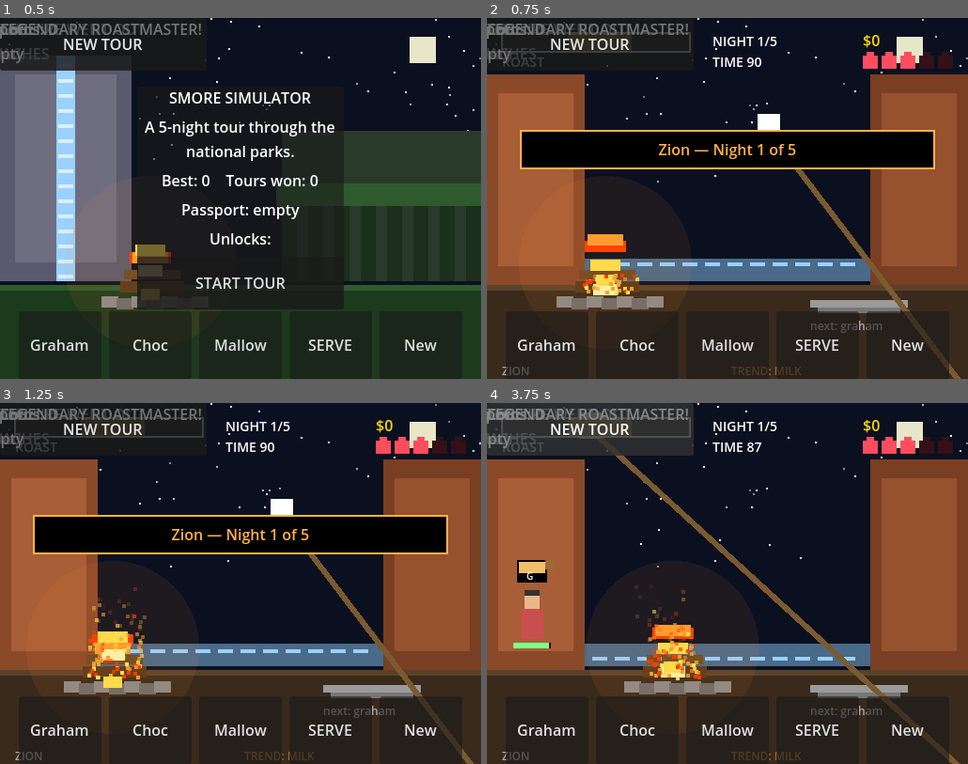
Above: before the commit, frames 1-4 (two rows, left to right).
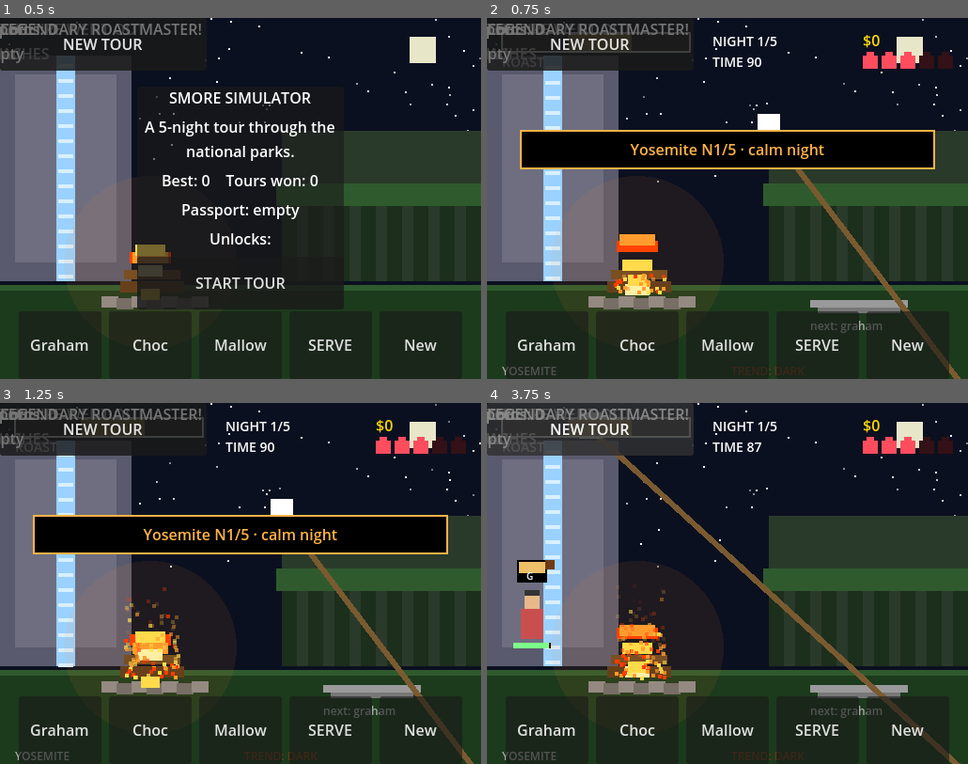
Above: after the commit, the same moments.

Repository: sen2008/smore-simulator
Game: Godot game, scene res://scenes/main.tscn
Same seed, same stepped clock (60 frames per second), same inputs: the game is played once before the commit and once after it.
Inputs:
- Up to frame 1 (0.5 s): no input
- Up to frame 2 (0.75 s): click "START TOUR" at 0.5 s
- Up to frame 3 (1.25 s): no input
- Up to frame 4 (3.75 s): click "NEW TOUR" at 1.25 s; click "NEW TOUR" at 2 s; click "NEW TOUR" at 2.75 s; click "NEW TOUR" at 3.5 s

Frame 1 is identical in both runs. In frame 2, 42% of the frame differs, in the area x 0-100%, y 10-100%; in frame 3, 42%; in frame 4, 47%.
Error in both runs: Invalid access to property or key 'pressed' on a base object of type 'null instance'. (res://scripts/main.gd:75)

Commit message:
Godot: sync 7 parks, vistas, and mechanics
PARKS/PARK_TIPS in tuning.gd; yosemite-night-1, zion gusts, arches heat,
sequoia damp, bryce swings ported to game_state.gd; 4 new vistas + wolf pack
in main.gd. Joshua darkening and howl audio noted as TODOs.

Diff:
--- a/godot/scripts/game_state.gd
+++ b/godot/scripts/game_state.gd
@@ -41,6 +41,7 @@
 		"park_pool": [], "park": "", "time_left": 0.0, "campers": [],
 		"spawn_t": 0.0, "served_this_night": 0, "rain_t": 8.0, "raining": false,
 		"wind_t": 0.0, "flare_cd": 9.0, "flare_warn": 0.0, "flare": 0.0, "zone": "",
+		"gust_cd": 9.0, "gust_warn": 0.0, "gust": 0.0,
 		"streak": 0, "event": {}, "critic": false, "ev_rain": false,
 		"ev_spawn": 1.0, "ev_pat": 1.0, "ev_tips": 1.0, "ev_perfect": 1.0,
 		"choc": "milk", "trending": "milk",
@@ -52,7 +53,8 @@
 func _draw_park() -> String:
 	var pool: Array = tour["park_pool"]
 	if pool.is_empty():
-		pool = Tuning.PARKS.keys()
+		# yosemite is the fixed tutorial night; the pool holds the other six
+		pool = Tuning.PARKS.keys().filter(func(p): return p != "yosemite")
 		tour["park_pool"] = pool
 	var i := randi_range(0, pool.size() - 1)
 	var key := String(pool[i])
@@ -62,12 +64,15 @@
 
 # Flare-ups escalate: cozy early, spicy late.
 func flare_interval() -> float:
-	return (9.0 + randf() * 7.0) * (1.0 - 0.07 * (float(tour["night"]) - 1.0))
+	var base := (9.0 + randf() * 7.0) * (1.0 - 0.07 * (float(tour["night"]) - 1.0))
+	if String(Tuning.PARKS[String(tour["park"])]["effect"]) == "heat":
+		base *= 0.7 # arches: flare-ups common
+	return base
 
 
 func start_night() -> void:
 	tour["night"] = int(tour["night"]) + 1
-	tour["park"] = _draw_park()
+	tour["park"] = "yosemite" if int(tour["night"]) == 1 else _draw_park()
 	var mods: Dictionary = tour["mods"]
 	tour["time_left"] = Tuning.NIGHT_LENGTH + float(mods["night"])
 	tour["campers"] = []
@@ -79,6 +84,9 @@
 	tour["flare_warn"] = 0.0
 	tour["flare"] = 0.0
 	tour["zone"] = ""
+	tour["gust_cd"] = 10.0 + randf() * 6.0
+	tour["gust_warn"] = 0.0
+	tour["gust"] = 0.0
 	tour["streak"] = 0
 	tour["critic"] = false
 	tour["ev_rain"] = false
@@ -98,10 +106,11 @@
 	roast_b = 0.0
 	screen = "night"
 	emit_signal("message", String(Tuning.PARKS[String(tour["park"])]["name"])
-		+ " — Night " + str(tour["night"]) + " of " + str(Tuning.NIGHTS))
+		+ " N" + str(tour["night"]) + "/5 · " + String(Tuning.PARK_TIPS[String(tour["park"])]))
 
 
 func end_night() -> void:
+	# TODO: wolf-pack howl when park == "isle" and hearts are full (needs the audio pass)
 	save.stamp_park(String(tour["park"]))
 	if not save.is_unlocked("caramel") and save.passport.size() >= 3:
 		if save.unlock("caramel"):
@@ -244,7 +253,8 @@
 	if cr >= 0.5:
 		crave = String(tour["trending"]) if randf() < 0.55 else String(pool[randi_range(0, pool.size() - 1)])
 	var mods: Dictionary = tour["mods"]
-	var p: float = Tuning.PATIENCE * float(mods["pat"]) * float(tour["ev_pat"])
+	var p: float = Tuning.PATIENCE * float(mods["pat"]) * float(tour["ev_pat"]) \
+		* (1.3 if String(Tuning.PARKS[String(tour["park"])]["effect"]) == "damp" else 1.0) # sequoia
 	var cols: Array = Tuning.CAMPER_COLORS
 	(tour["campers"] as Array).append({
 		"key": key,
@@ -362,7 +372,10 @@
 func fire_x(now_msec: float) -> float:
 	if screen == "night" and not tour.is_empty() \
 			and String(Tuning.PARKS[String(tour["park"])]["effect"]) == "wind":
-		return Tuning.FIRE_X + sin(now_msec / 900.0) * 40.0 * float((tour["mods"] as Dictionary)["resist"])
+		var x := Tuning.FIRE_X + sin(now_msec / 900.0) * 40.0 * float((tour["mods"] as Dictionary)["resist"])
+		if float(tour["gust"]) > 0.0:
+			x += sin(now_msec / 300.0) * 60.0 * float((tour["mods"] as Dictionary)["resist"]) # gust shove
+		return x
 	return Tuning.FIRE_X
 
 
@@ -447,12 +460,35 @@
 			tour["flare_cd"] = flare_interval()
 			emit_signal("message", "The fire is surging...")
 
+	# Zion canyon gusts: telegraphed shove — reposition or wait.
+	if String(Tuning.PARKS[String(tour["park"])]["effect"]) == "wind":
+		if float(tour["gust"]) > 0.0:
+			tour["gust"] = float(tour["gust"]) - dt
+		elif float(tour["gust_warn"]) > 0.0:
+			tour["gust_warn"] = float(tour["gust_warn"]) - dt
+			if float(tour["gust_warn"]) <= 0.0:
+				tour["gust"] = 2.0
+				emit_signal("message", "GUST! Hold steady!")
+		else:
+			tour["gust_cd"] = float(tour["gust_cd"]) - dt
+			if float(tour["gust_cd"]) <= 0.0:
+				tour["gust_warn"] = 1.0
+				tour["gust_cd"] = 14.0 + randf() * 8.0
+				emit_signal("message", "Wind rising in the canyon...")
+
 	# Roast — heat zones make positioning the skill.
 	var z := zone_at(fire_x(now_msec))
 	if not z.is_empty():
 		var rate: float = Tuning.HEAT_RATE * float(mods["rate"]) * float(z["mult"])
 		if bool(tour["raining"]):
 			rate *= 1.0 if bool(mods["tarp"]) else (0.35 + 0.3 * (1.0 - float(mods["resist"])))
+		var peff := String(Tuning.PARKS[String(tour["park"])]["effect"])
+		if peff == "heat":
+			rate *= 1.25 # arches desert heat
+		elif peff == "damp":
+			rate *= 0.8 # sequoia damp shade
+		elif peff == "swings":
+			rate *= 1.0 + 0.35 * sin(now_msec / 5000.0) # bryce temperature swings
 		roast = minf(1.0, roast + dt * rate)
 		if bool(mods["fork"]):
 			roast_b = minf(1.0, roast_b + dt * rate)
--- a/godot/scripts/main.gd
+++ b/godot/scripts/main.gd
@@ -370,10 +370,51 @@
 		_px(mx + 8, 204, 6, 16, Color("0a0f0a"))
 		_px(mx + 22, 204, 6, 16, Color("0a0f0a"))
 		_px(mx + 26, 156, 12, 4, Color("0a0f0a"))  # antlers
+		for wx in [300.0, 326.0, 456.0]:  # wolf pack on the far ridgeline
+			_px(wx, 128, 20, 10, Color("0a0f0a"))
+			_px(wx + 14, 120, 8, 10, Color("0a0f0a"))
+			_px(wx + 16, 112, 4, 8, Color("0a0f0a"))
+			_px(wx + 4, 138, 4, 8, Color("0a0f0a"))
+			_px(wx + 12, 138, 4, 8, Color("0a0f0a"))
+	elif park_key == "joshua":
+		for x in range(0, 512, 10):  # milky way band
+			_px(x, 68 + sin(x / 56.0) * 18, 4, 4, Color(0.78, 0.8, 1.0, 0.28))
+		for jx in [72.0, 416.0]:  # joshua trees
+			_px(jx, 208, 12, 76, Color("3a2c1c"))
+			_px(jx - 16, 192, 44, 10, Color("3a2c1c"))
+			for sx in [jx - 18, jx - 4, jx + 12, jx + 24]:
+				_px(sx, 176, 10, 16, Color("2e4a2e"))
+				_px(sx + 2, 168, 6, 8, Color("3e5e3e"))
+	elif park_key == "sequoia":
+		for sx in [28.0, 192.0, 392.0]:  # towering trunks
+			_px(sx, 0, 60, 284, Color("4a2418"))
+			_px(sx + 10, 0, 14, 284, Color("5f3524"))
+			_px(sx + 40, 0, 8, 284, Color("332015"))
+		for x in range(0, 512, 32):  # ferns
+			_px(x, 264, 20, 20, Color("1e3a24"))
+		_px(0, 236, Tuning.LOGICAL_W, 48, Color(0.7, 0.78, 0.86, 0.07))  # ground fog
+	elif park_key == "bryce":
+		var bands := [Color("c96a3a"), Color("e09a5a"), Color("b85a30"), Color("d88a4a")]
+		for h in [[20.0, 36.0, 192.0], [88.0, 28.0, 140.0], [300.0, 40.0, 208.0], [364.0, 28.0, 156.0], [428.0, 36.0, 180.0]]:
+			var hx: float = h[0]; var hw: float = h[1]; var hh: float = h[2]
+			for y in range(0, int(hh), 16):
+				_px(hx + sin(y / 24.0) * 4, 284 - hh + y, hw, 16, bands[int(y / 16) % 4])
+			_px(hx + 4, 284 - hh - 12, hw - 8, 12, bands[1])  # caprock
+	elif park_key == "arches":
+		_px(0, 32, Tuning.LOGICAL_W, 52, Color("2e1430"))
+		_px(0, 84, Tuning.LOGICAL_W, 52, Color("5a2a24"))
+		_px(0, 136, Tuning.LOGICAL_W, 52, Color("8a4a2a"))
+		_px(120, 120, 28, 164, Color("a85e36"))
+		_px(300, 120, 28, 164, Color("a85e36"))
+		for x in range(120, 312, 12):  # delicate arch span
+			var ay := 120 - sin((x - 120) / 180.0 * PI) * 52
+			_px(x, ay, 12, 24, Color("c07a44"))
+		_px(0, 256, Tuning.LOGICAL_W, 28, Color("6e3a22"))  # slickrock
 	_px(436, 20, 28, 28, Color("e8e6c9"))  # moon
-	var gc := Color("3a2a1c") if park_key == "zion" else (Color("16302a") if park_key == "isle" else Color("1c3a1c"))
-	_px(0, 284, Tuning.LOGICAL_W, 100, gc)
-	_px(0, 284, Tuning.LOGICAL_W, 6, Color("5a422a") if park_key == "zion" else Color("2e5a2e"))
+	var gcol := {"yosemite": "1c3a1c", "joshua": "4a3a22", "sequoia": "16281c", "zion": "3a2a1c",
+		"bryce": "4a2a1c", "arches": "4a2418", "isle": "16302a"}
+	_px(0, 284, Tuning.LOGICAL_W, 100, Color(String(gcol.get(park_key, "1c3a1c"))))
+	_px(0, 284, Tuning.LOGICAL_W, 6, Color("6e5a34") if park_key == "joshua" else (Color("5a422a") if park_key == "zion" else Color("2e5a2e")))
 
 
 func _draw_fire(fx: float) -> void:
--- a/godot/scripts/tuning.gd
+++ b/godot/scripts/tuning.gd
@@ -39,8 +39,22 @@
 
 const PARKS := {
 	"yosemite": {"name": "Yosemite", "effect": "calm"},
+	"joshua": {"name": "Joshua Tree", "effect": "darkmallow"},
+	"sequoia": {"name": "Sequoia", "effect": "damp"},
 	"zion": {"name": "Zion", "effect": "wind"},
+	"bryce": {"name": "Bryce Canyon", "effect": "swings"},
+	"arches": {"name": "Arches", "effect": "heat"},
 	"isle": {"name": "Isle Royale", "effect": "rain"},
+}
+## One-line mechanical twist per park, announced at night start.
+const PARK_TIPS := {
+	"yosemite": "calm night",
+	"joshua": "trust the meter",
+	"sequoia": "slow roast, chill campers",
+	"zion": "watch for gusts",
+	"bryce": "roast speed swings",
+	"arches": "hot & fast",
+	"isle": "storms coming",
 }
 
 # plate/dot are HTML hex strings (no '#'); converted with Color(html) at draw time.
Not shown, changed: godot/SCAFFOLD_NOTES.md
